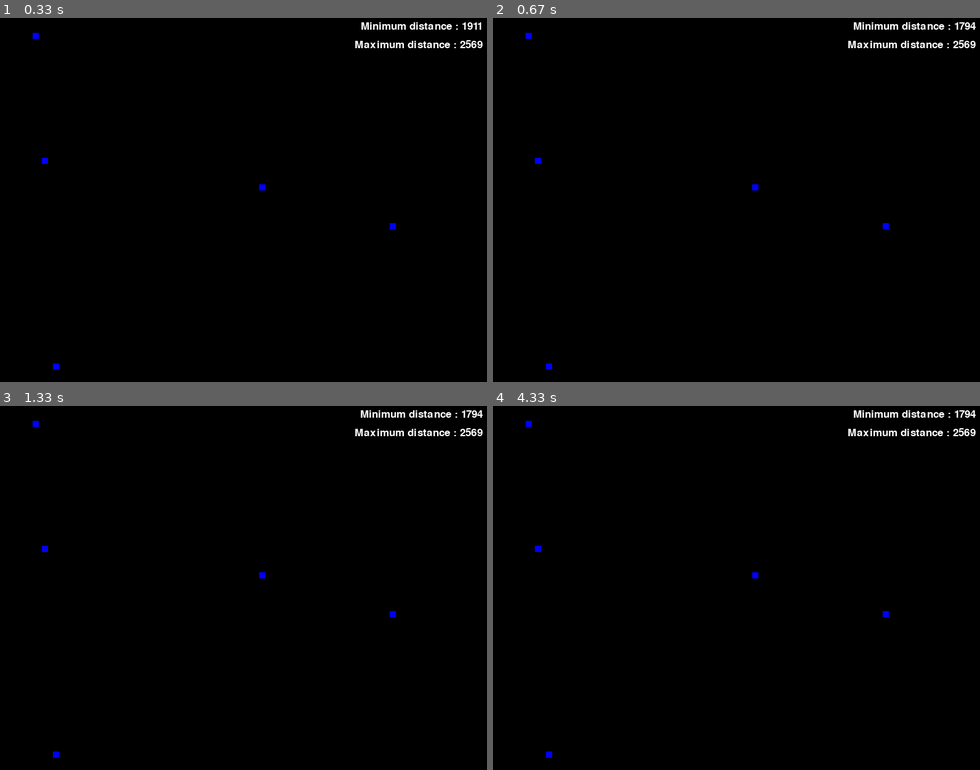
Above: before the commit, frames 1-4 (two rows, left to right).
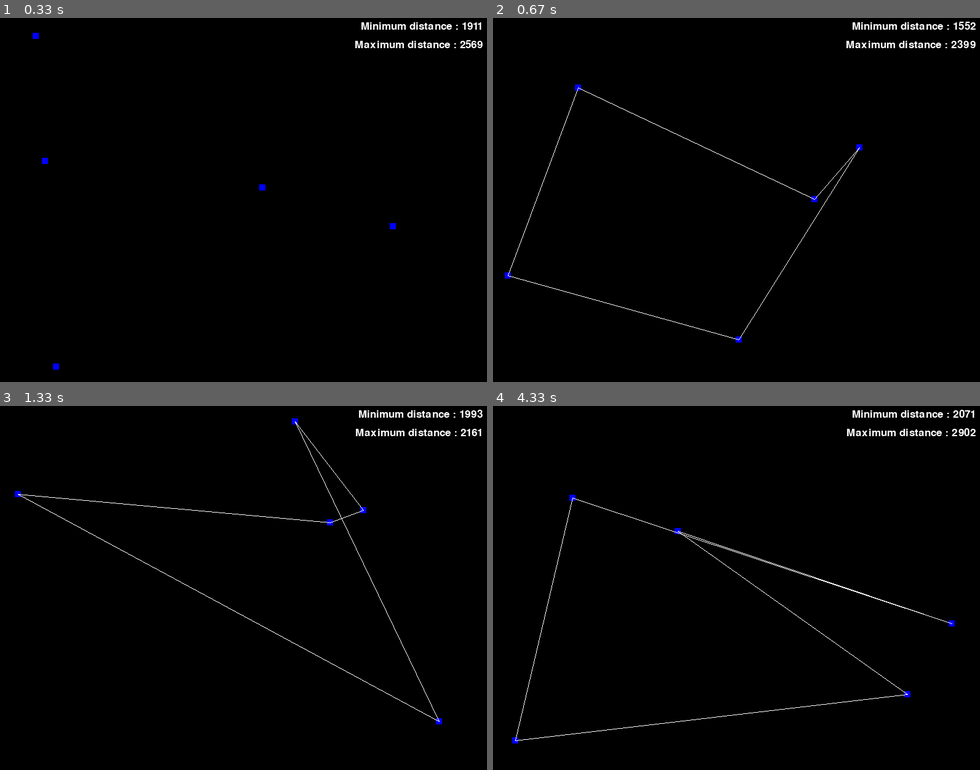
Above: after the commit, the same moments.

Repository: Manan-200/Python
Game: pygame game, started from Random_programs/path_finder.py
The game is run twice, just before and just after one commit, with the same random seed, the same clock (stepped at 60 frames per second) and the same inputs.
Inputs:
- Up to frame 1 (0.33 s): no input
- Up to frame 2 (0.67 s): tap Space at 0.33 s
- Up to frame 3 (1.33 s): tap Space at 0.73, 1.03, 1.23 s
- Up to frame 4 (4.33 s): tap Space at 1.57, 1.87, 2.07, 2.37, 2.63, 2.97, 3.27, 3.4, 3.8, 4.1 s

Frame 1 is identical in both runs. In frame 2, 1.2% of the frame differs, in the area x 2-100%, y 1-97%; in frame 3, 1.2%; in frame 4, 1.4%, in the area x 3-100%, y 1-97%.

Commit message:
Added code

Diff:
--- a/Random_programs/path_finder.py
+++ b/Random_programs/path_finder.py
@@ -59,6 +59,16 @@
     for event in pygame.event.get():
         if event.type == pygame.QUIT:
             running = False
+        #Resetting everything after pressing spacebar
+        if event.type == pygame.KEYDOWN:
+            if event.key == pygame.K_SPACE:
+                nodes, nodes2, node_combination, distance_list = [], [], [], []
+                counter_1, counter = 1, 0
+                dist = 0
+                running = True
+                for i in range (5):
+                    node = Node(i+1)
+                    nodes.append(node)
 
     counter += 1
 
